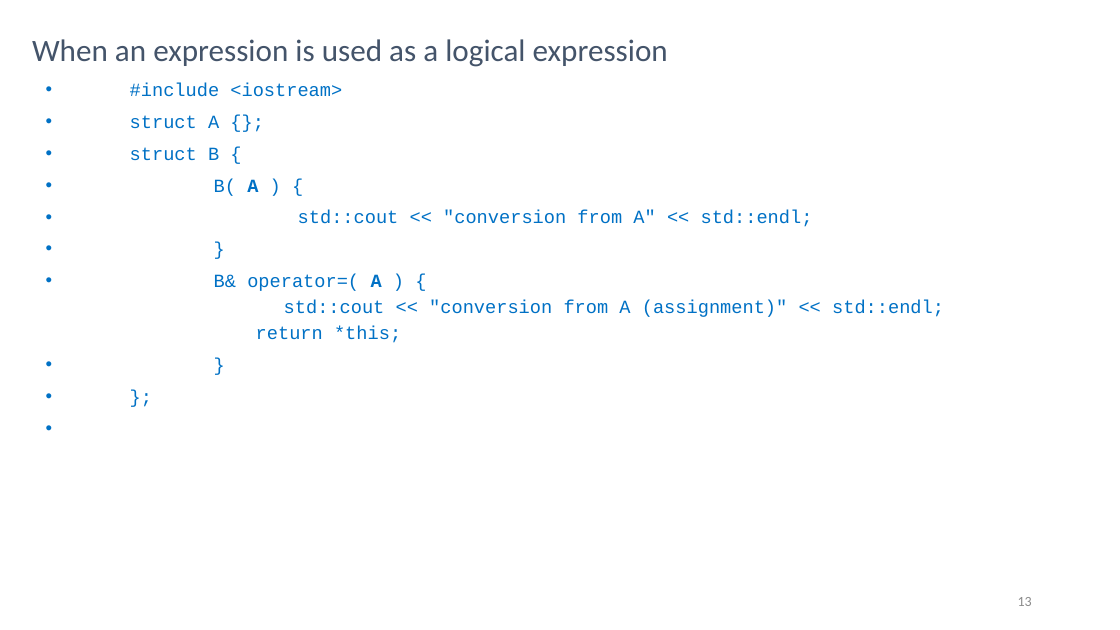
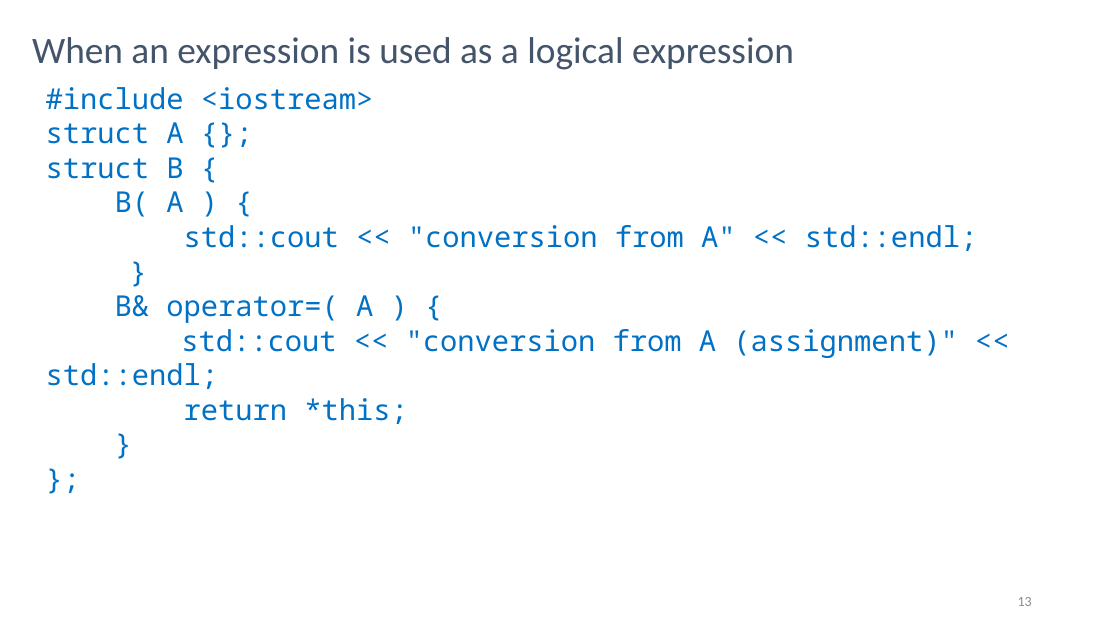
Before and after one commit to rarutyun/cpp-courses, a slide deck: slide 13 of 05_casts/05_Type_Conversion.pptx. Drawn at 1120x630 pixels with LibreOffice and Linux fonts; fonts in the diff are those of the drawing. Boxes give left, top, right and bottom in pixels: in the first picture for what was removed or moved away, otherwise in the second. Text is boxed around its words. In the diff, an @@ line names an element or a change of style, - is before the commit and + after.

```diff
--- a/05_casts/05_Type_Conversion.pptx
+++ b/05_casts/05_Type_Conversion.pptx
@@ title "When an expression is used ..." at [32,37,794,70]: size 20 to 24 pt @@
@@ text "#include <iostream>" at [46,87,978,424]: size 12 to 18.5 pt, font Courier New to Noto Sans Mono; bold off in "A", "A"; bullet • to none; line spacing 0.9 to 1; less space between paragraphs; list level 3 to 1 in "std::cout << "conversion from A ..."; list level 3 to 1 in "return *this;" @@
```
Also in this commit, not shown: 23 other slides changed, 2 other files.
